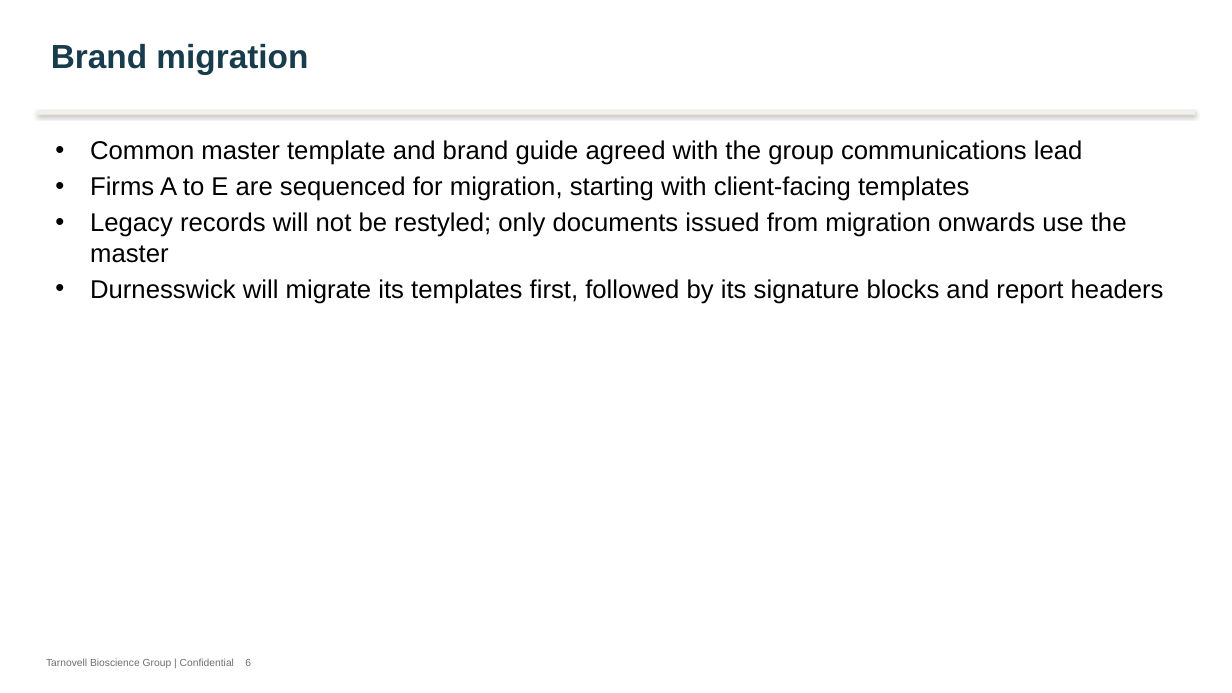
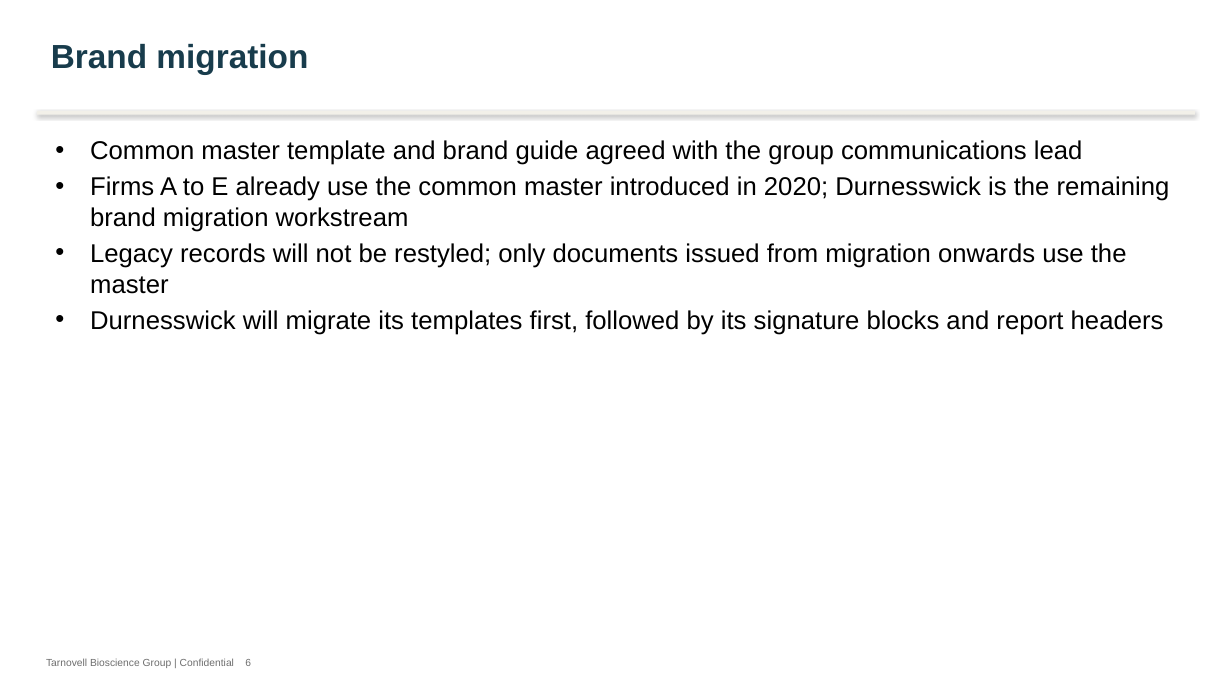
Before and after one commit to 60xAI/portco-mock-dataset, a slide deck: slide 6 of output/archive/Tarnovell_Group/Governance/Board/2024/Q2/Integration_Board_Update_v3_FINAL_final.pptx. Drawn at 1232x693 pixels with LibreOffice and Linux fonts; fonts in the diff are those of the drawing. Boxes give left, top, right and bottom in pixels: in the first picture for what was removed or moved away, otherwise in the second. Text is boxed around its words. In the diff, an @@ line names an element or a change of style, - is before the commit and + after.

```diff
--- a/output/archive/Tarnovell_Group/Governance/Board/2024/Q2/Integration_Board_Update_v3_FINAL_final.pptx
+++ b/output/archive/Tarnovell_Group/Governance/Board/2024/Q2/Integration_Board_Update_v3_FINAL_final.pptx
@@ text at box(90, 176, 1170, 232): text changed @@
-• Firms A to E are sequenced for migration, starting with client-facing templates
+• Firms A to E already use the common master introduced in 2020; Durnesswick is the remaining brand migration workstream
```
Also in this commit, not shown: 2 other slides changed, 2 other files.
